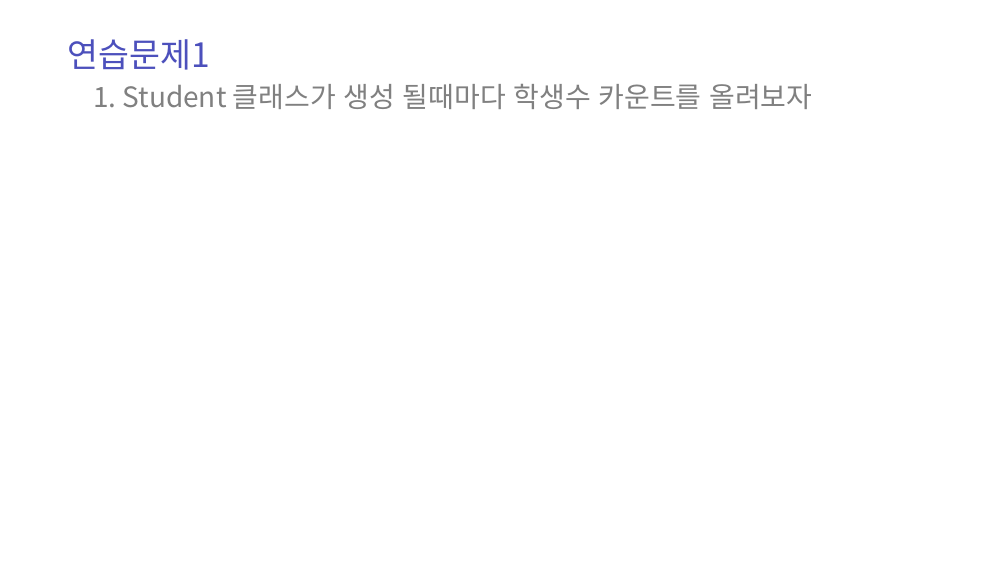
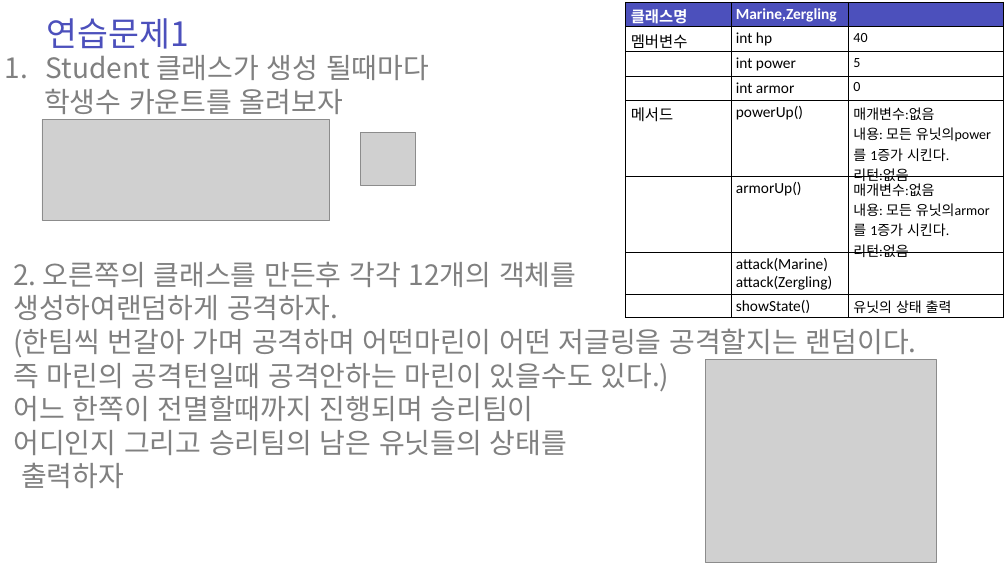
Before and after one commit to zest132/JavaLecture, a slide deck: slide 28 of JavaLecture/LectureFile/java 8강.pptx. Drawn at 1008x567 pixels with LibreOffice and Linux fonts; fonts in the diff are those of the drawing; grey boxes stand for pictures. Boxes give left, top, right and bottom in pixels: in the first picture for what was removed or moved away, otherwise in the second. Text is boxed around its words. In the diff, an @@ line names an element or a change of style, - is before the commit and + after.

Commit message:
8강 완료

```diff
--- a/JavaLecture/LectureFile/java 8강.pptx
+++ b/JavaLecture/LectureFile/java 8강.pptx
@@ text "연습문제1": place and size @@
-text "연습문제1" at [68, 39, 210, 70]
+text "연습문제1" at [47, 18, 189, 49]
@@ table added at [626, 2, 1003, 318], 8 rows, 3 columns @@
+클래스명 | Marine,Zergling | 
+멤버변수 | int hp | 40
+ | int power | 5
+ | int armor | 0
+메서드 | powerUp() | 매개변수:없음 / 내용: 모든 유닛의power를 1증가 시킨다. / 리턴:없음
+ | armorUp() | 매개변수:없음 / 내용: 모든 유닛의armor를 1증가 시킨다. / 리턴:없음
+ | attack(Marine) / attack(Zergling) | 
+ | showState() | 유닛의 상태 출력
@@ text at [44, 55, 429, 120]: text changed @@
-1. Student 클래스가 생성 될때마다 학생수 카운트를 올려보자
+1. Student 클래스가 생성 될때마다
+학생수 카운트를 올려보자
@@ picture added at [42, 120, 330, 221] @@
@@ picture added at [361, 132, 415, 185] @@
@@ text added at [13, 262, 917, 488], 40 pt, text #808080 @@
+2. 오른쪽의 클래스를 만든후 각각 12개의 객체를
+생성하여랜덤하게 공격하자.
+(한팀씩 번갈아 가며 공격하며 어떤마린이 어떤 저글링을 공격할지는 랜덤이다.
+즉 마린의 공격턴일때 공격안하는 마린이 있을수도 있다.)
+어느 한쪽이 전멸할때까지 진행되며 승리팀이
+어디인지 그리고 승리팀의 남은 유닛들의 상태를
+출력하자
@@ picture added at [706, 359, 936, 562] @@
```
